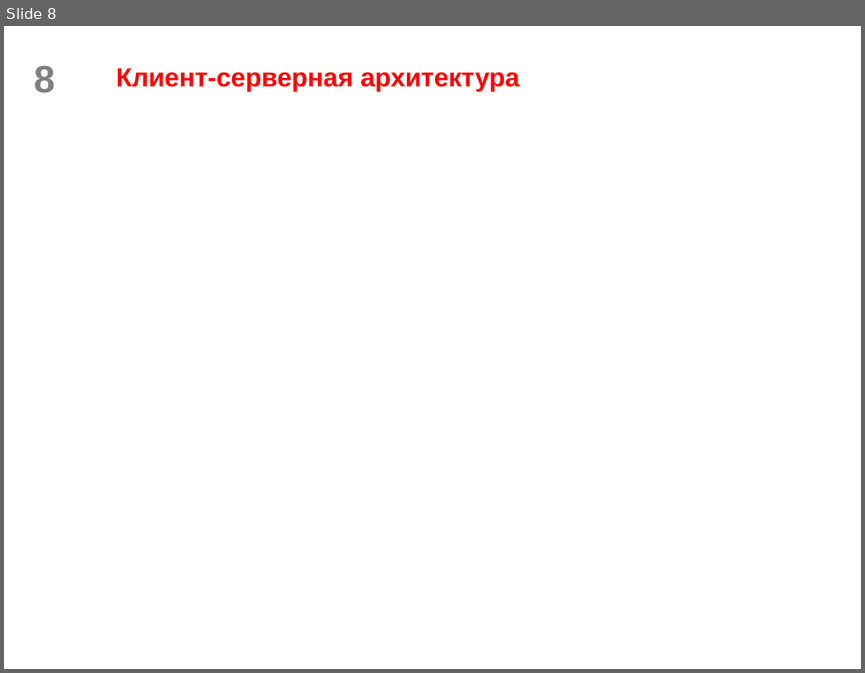
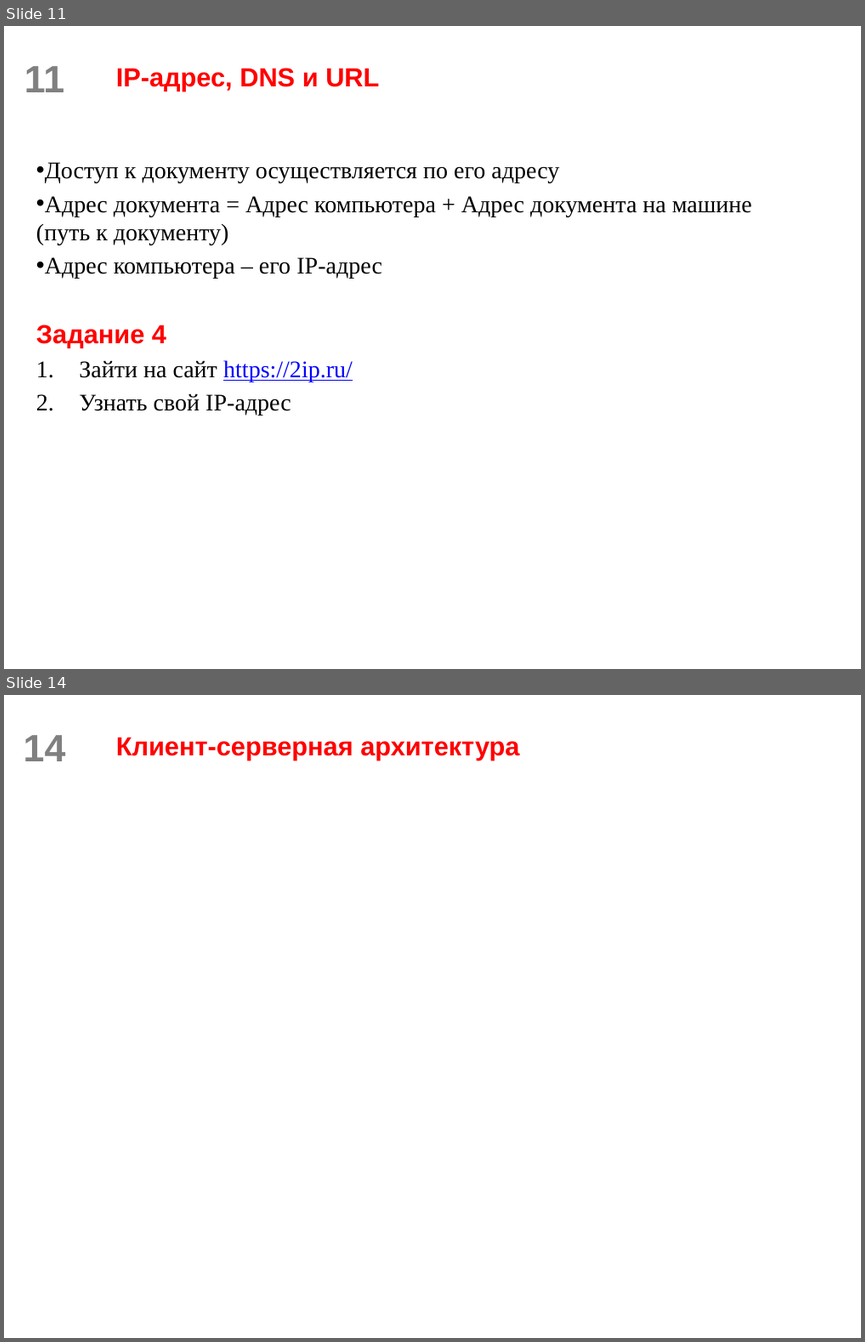
Before and after one commit to scareme/web_flask, a slide deck: Разработка веб-сервисов. Часть 1.pptx. Shown one above the other, each under a label of ours: slide 8 before the commit, slides 11 and 14 after it; the slides between them are not shown. The pictures are 865x673 and 865x1342 pixels, drawn with LibreOffice and Linux fonts; fonts in the diff are those of the drawing; background and template pictures are left out. Boxes give left, top, right and bottom in pixels: in the first picture for what was removed or moved away, otherwise in the second. Text is boxed around its words. In the diff, an @@ line names an element or a change of style, - is before the commit and + after.

```diff
--- a/Разработка веб-сервисов. Часть 1.pptx
+++ b/Разработка веб-сервисов. Часть 1.pptx
@@ slide 11 added at [4, 26, 861, 669], background picture (left out); not listed: 1 template element that a slide beside it also shows @@
@@ title added at [116, 68, 379, 91], 22 pt, text #FF0000, bold @@
+IP-адрес, DNS и URL
@@ text added at [36, 162, 752, 415], 20 pt, text #000000 @@
+• Доступ к документу осуществляется по его адресу
+• Адрес документа = Адрес компьютера + Адрес документа на машине (путь к документу)
+• Адрес компьютера – его IP-адрес
+Задание 4
+1. Зайти на сайт https://2ip.ru/
+2. Узнать свой IP-адрес
@@ what was slide 8 is now slide 14 @@
@@ page number at [24, 735, 66, 761]: text changed @@
-8
+14
```
Also in this commit, not shown: 4 slides changed, 10 other slides added, 3 slides removed, 4 other files.
